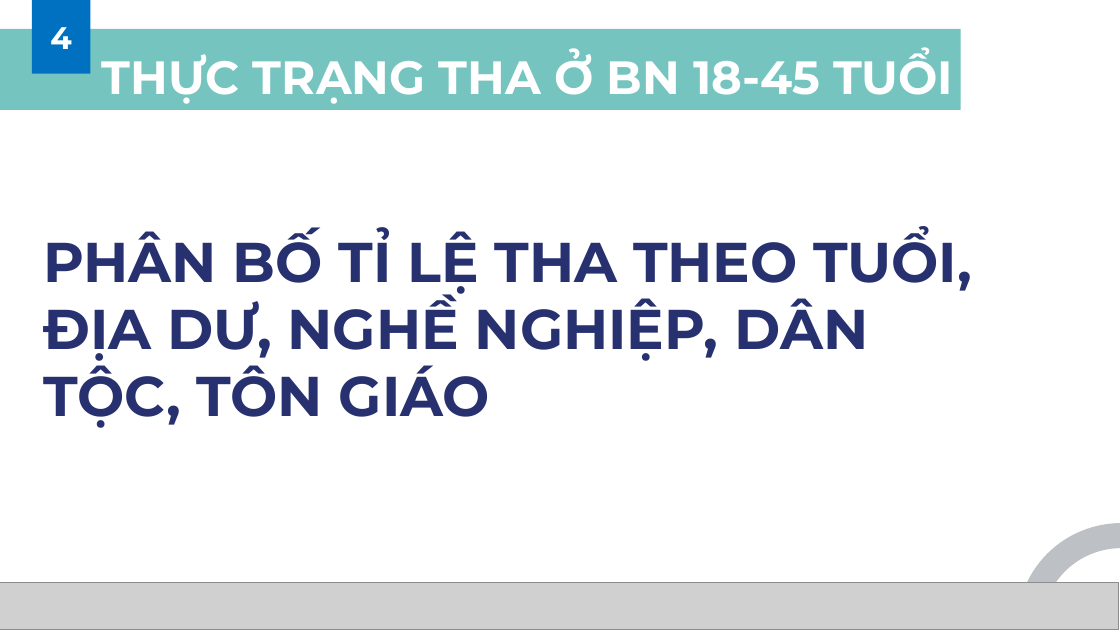
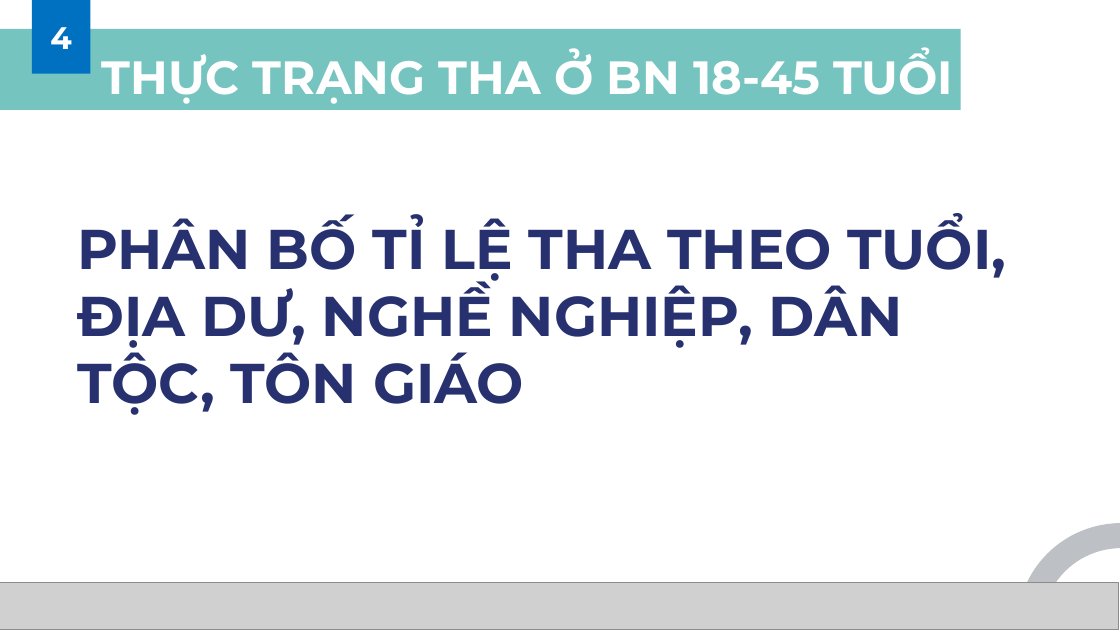
Before and after one commit to MedPocket/HPMUDocs-2021, a slide deck: slide 35 of Nghien-cuu-khoa-hoc/Nhom-4_K39C_Thuyet-trinh-NCKH.pptx (slide 32 before the commit). Drawn at 1120x630 pixels with LibreOffice and Linux fonts; fonts in the diff are those of the drawing; grey boxes stand for pictures; background and template pictures are left out. Boxes give left, top, right and bottom in pixels: in the first picture for what was removed or moved away, otherwise in the second. Text is boxed around its words. In the diff, an @@ line names an element or a change of style, - is before the commit and + after.

```diff
--- a/Nghien-cuu-khoa-hoc/Nhom-4_K39C_Thuyet-trinh-NCKH.pptx
+++ b/Nghien-cuu-khoa-hoc/Nhom-4_K39C_Thuyet-trinh-NCKH.pptx
@@ text "PHÂN BỐ TỈ LỆ THA ...": place and size @@
-text "PHÂN BỐ TỈ LỆ THA ..." at [43, 227, 972, 428]
+text "PHÂN BỐ TỈ LỆ THA ..." at [77, 214, 1006, 415]
```
Also in this commit, not shown: 5 other slides changed, 5 slides added, 1 slide removed, 1 other file.
